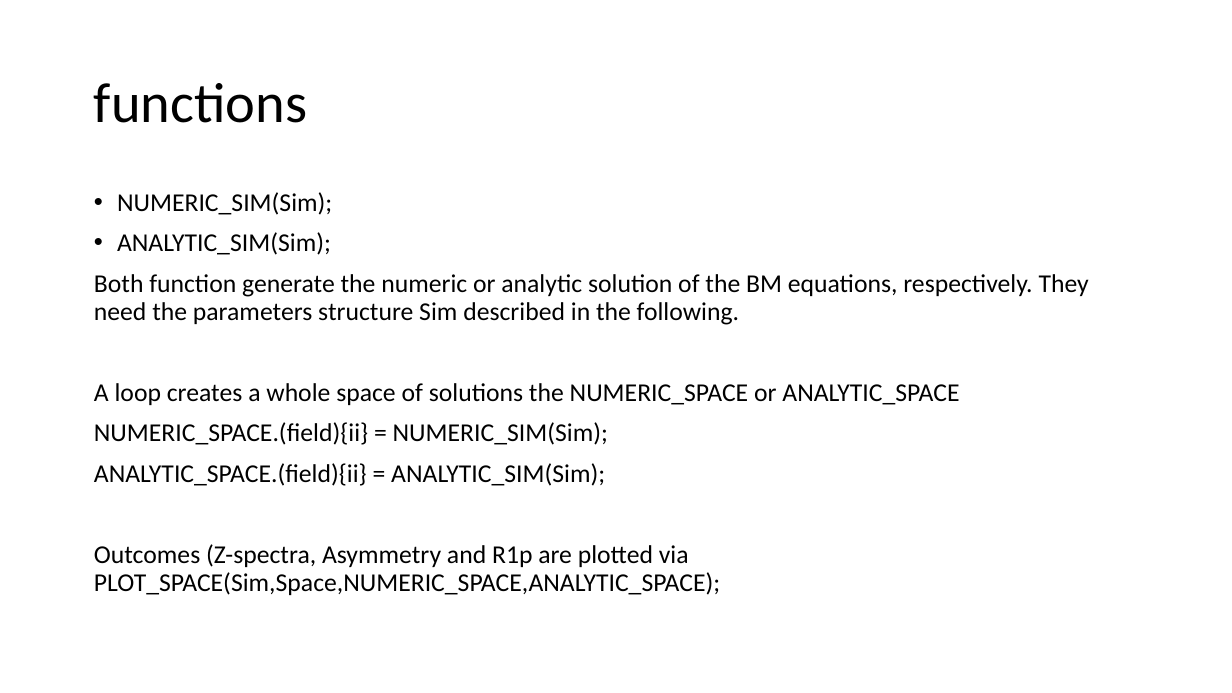
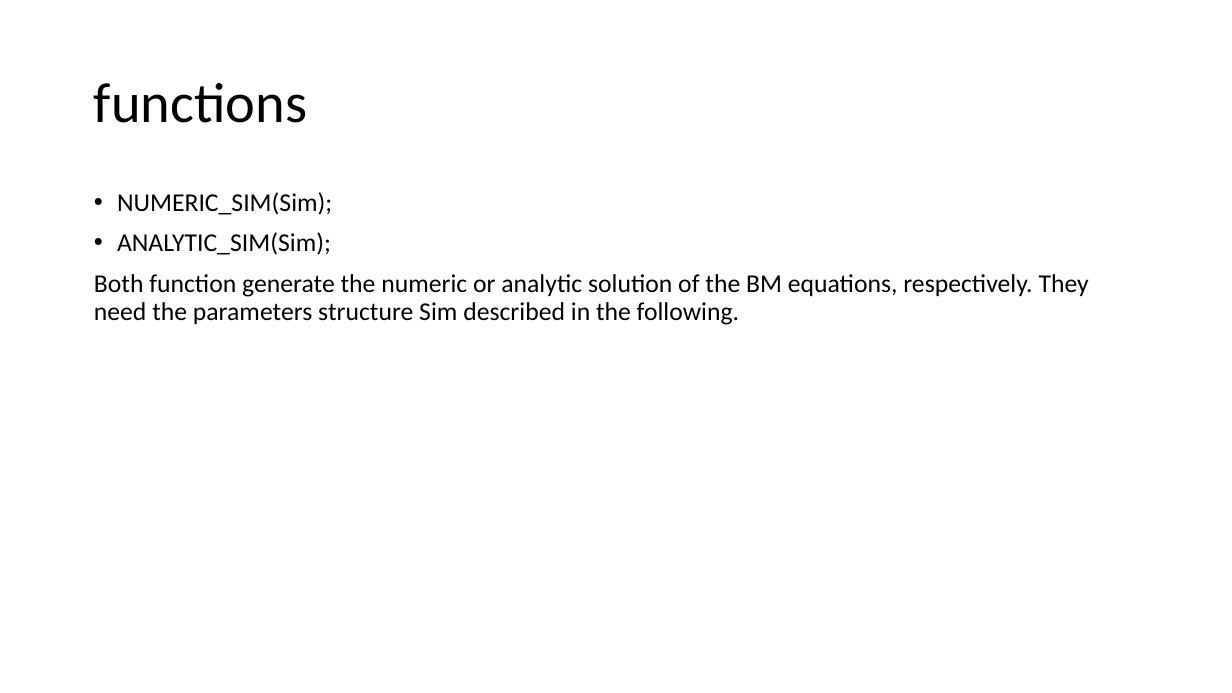
Before and after one commit to cest-sources/BM_sim_fit, a slide deck: slide 4 of doc/BM_tutorial.pptx. Drawn at 1232x693 pixels with LibreOffice and Linux fonts; fonts in the diff are those of the drawing. Boxes give left, top, right and bottom in pixels: in the first picture for what was removed or moved away, otherwise in the second. Text is boxed around its words. In the diff, an @@ line names an element or a change of style, - is before the commit and + after.

```diff
--- a/doc/BM_tutorial.pptx
+++ b/doc/BM_tutorial.pptx
@@ text at (94, 383, 959, 595): paragraphs removed @@
-A loop creates a whole space of solutions the NUMERIC_SPACE or ANALYTIC_SPACE
-NUMERIC_SPACE.(field){ii} = NUMERIC_SIM(Sim);
-ANALYTIC_SPACE.(field){ii} = ANALYTIC_SIM(Sim);
-Outcomes (Z-spectra, Asymmetry and R1p are plotted via PLOT_SPACE(Sim,Space,NUMERIC_SPACE,ANALYTIC_SPACE);
```
Also in this commit, not shown: 2 other slides changed, 2 other files.
